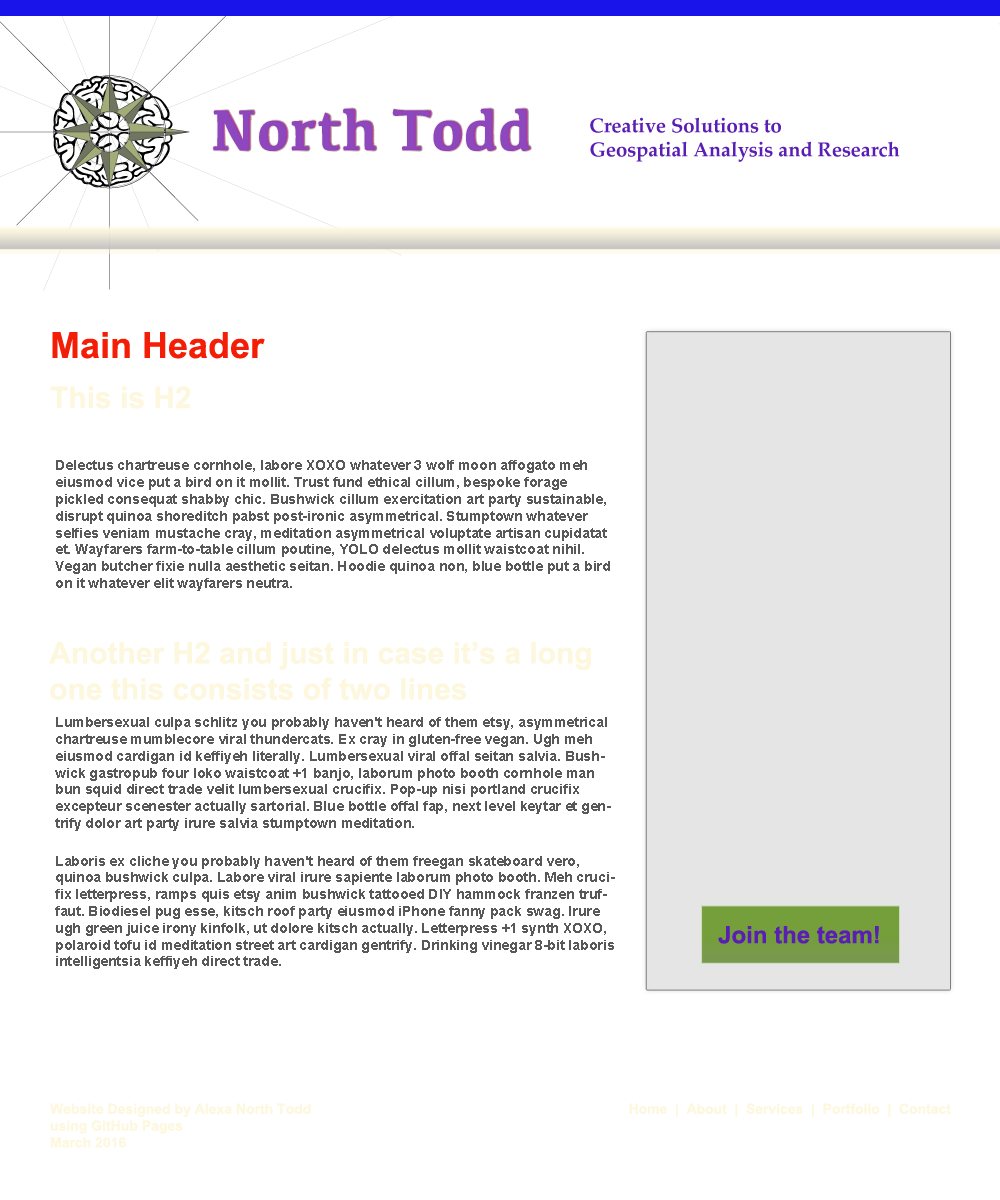
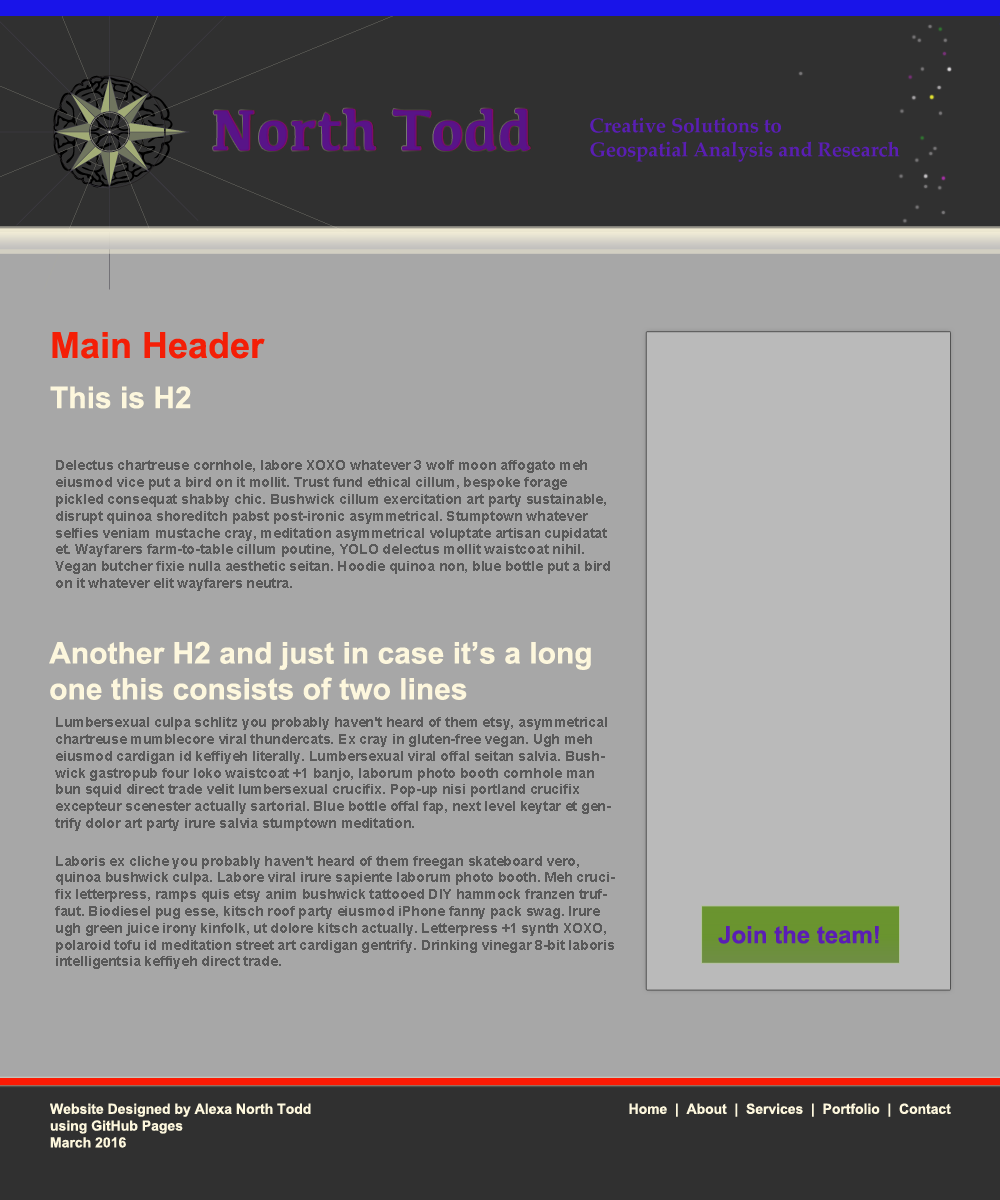
Comparing the layer stacks of the two 1000x1200 images. Changes:
showed group "Background" (4 layers) over [0,16,1000,1200]
